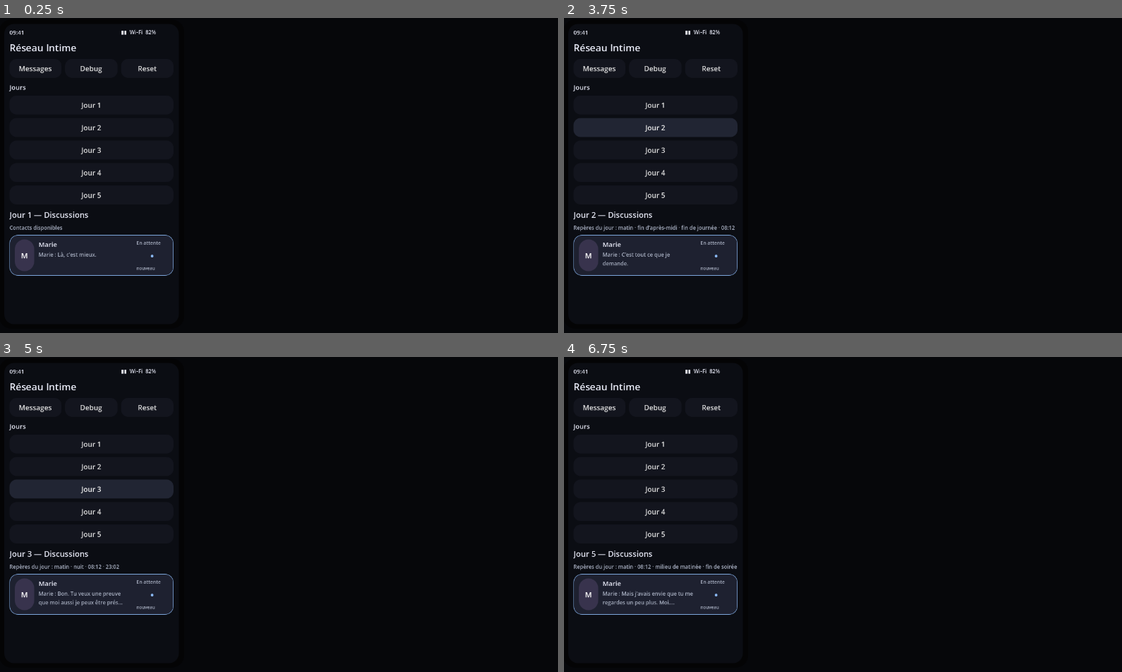
Above: before the commit, frames 1-4 (two rows, left to right).
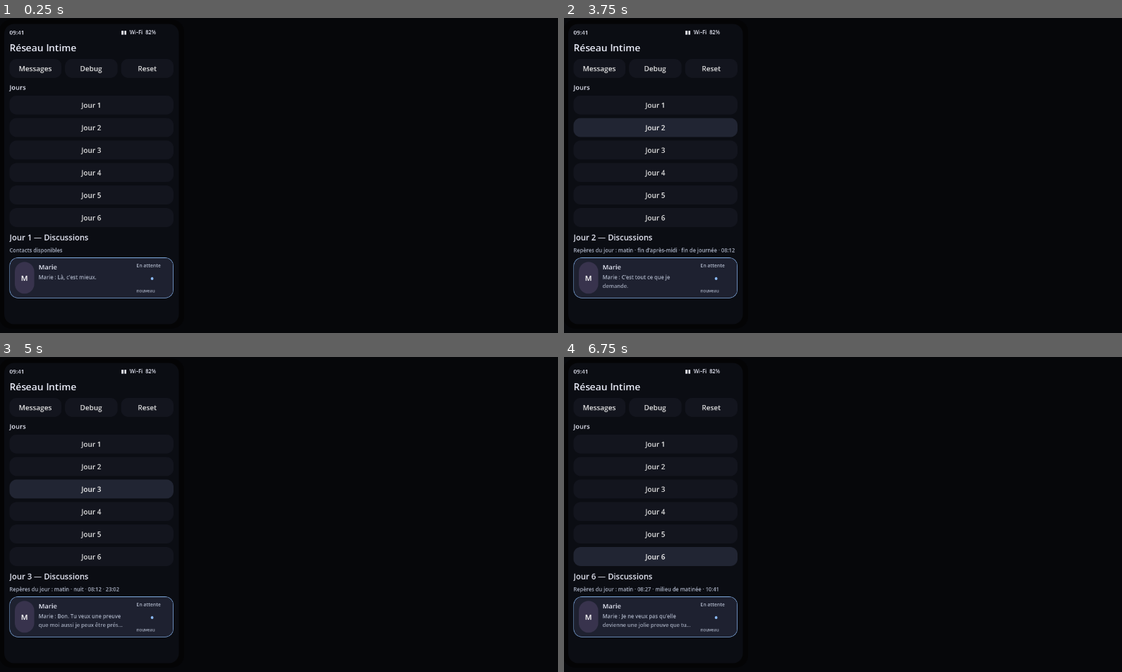
Above: after the commit, the same moments.

Repository: ludowww/reseau-intime
Game: Godot game, scene res://scenes/Main.tscn
The game is run twice, just before and just after one commit, with the same random seed, the same clock (stepped at 60 frames per second) and the same inputs.
Inputs (mouse positions are in pixels of both pictures, inside the frame that each line leads up to):
- Up to frame 1 (0.25 s): no input
- Up to frame 2 (3.75 s): click "Messages" at 0.5 s; click "Debug" at 1.25 s; click "Debug ✓" at 2 s; click "Jour 1" at 2.75 s; click "Jour 2" at 3.5 s
- Up to frame 3 (5 s): click "Jour 3" at 4.25 s
- Up to frame 4 (6.75 s): click "Jour 4" at 5 s; click "Jour 5" at 5.75 s; click (653, 555) at 6.5 s, where only the run after the commit has a clickable "Jour 6"

The runs differ from the first frame. In frame 1, 4.7% of the frame differs, in the area x 1-32%, y 61-90%; in frame 2, 4.8%; in frame 3, 4.9%; in frame 4, 6.4%, in the area x 1-32%, y 60-90%.

Commit message:
core: load J6 conversation index

Diff:
--- a/game/scripts/core/DataLoader.gd
+++ b/game/scripts/core/DataLoader.gd
@@ -7,6 +7,7 @@
 	"res://data/conversations/chapter_03_index.json",
 	"res://data/conversations/chapter_04_index.json",
 	"res://data/conversations/chapter_05_index.json",
+	"res://data/conversations/chapter_06_index.json",
 ]
 const VISUAL_CONTENT_PATHS := [
 	"res://data/visual_content/placeholders.json",
